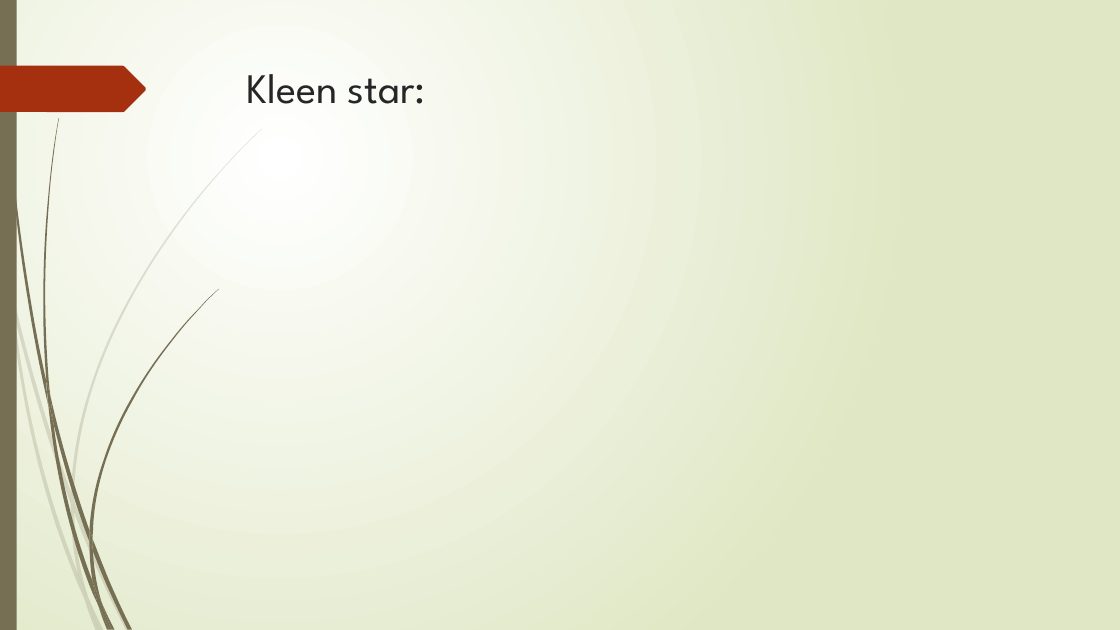
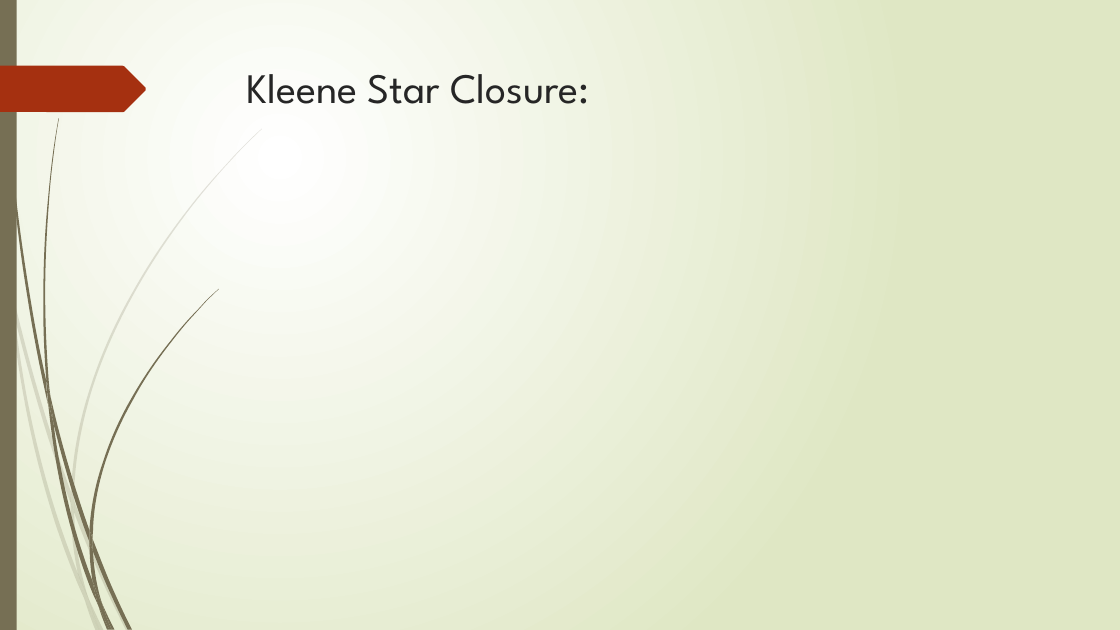
Before and after one commit to Federal-Urdu-University/Theory-of-Automata, a slide deck: slide 17 of Chap-1.pptx. Drawn at 1120x630 pixels with LibreOffice and Linux fonts; fonts in the diff are those of the drawing; grey boxes stand for pictures. Boxes give left, top, right and bottom in pixels: in the first picture for what was removed or moved away, otherwise in the second. Text is boxed around its words. In the diff, an @@ line names an element or a change of style, - is before the commit and + after.

```diff
--- a/Chap-1.pptx
+++ b/Chap-1.pptx
@@ title at (x1=247, y1=74, x2=589, y2=104): text changed @@
-Kleen star:
+Kleene Star Closure:
```
Also in this commit, not shown: 5 other slides changed, 1 slide added, 3 other files.
